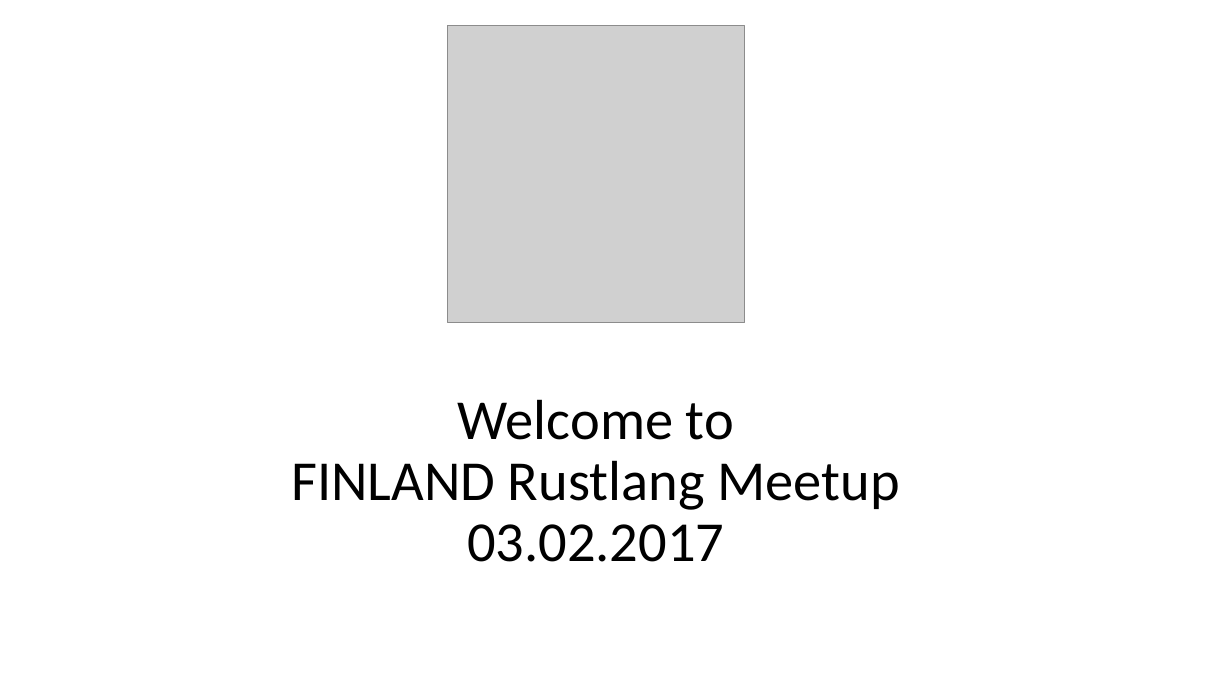
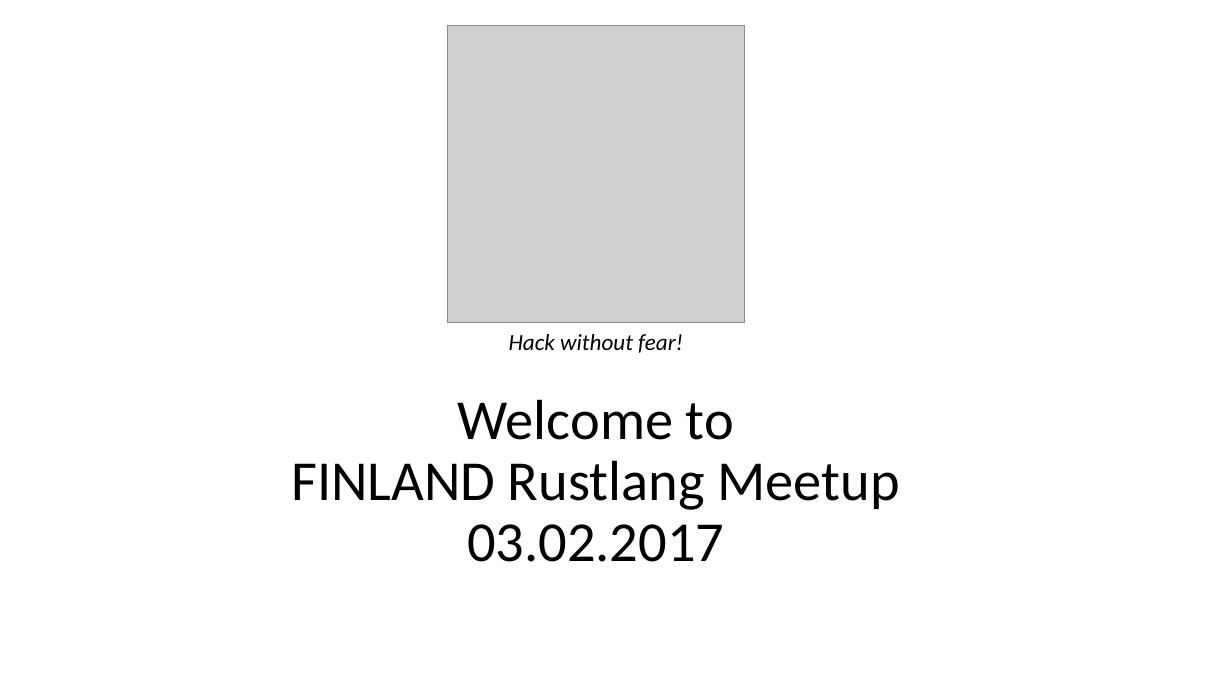
Before and after one commit to sherry-ummen/RustMeetup, a slide deck: slide 1 of Meetup03022017/RustIntroduction-FinlandMeetup.pptx. Drawn at 1232x693 pixels with LibreOffice and Linux fonts; fonts in the diff are those of the drawing; grey boxes stand for pictures. Boxes give left, top, right and bottom in pixels: in the first picture for what was removed or moved away, otherwise in the second. Text is boxed around its words. In the diff, an @@ line names an element or a change of style, - is before the commit and + after.

```diff
--- a/Meetup03022017/RustIntroduction-FinlandMeetup.pptx
+++ b/Meetup03022017/RustIntroduction-FinlandMeetup.pptx
@@ text added at (509, 334, 683, 353), 18 pt, text #000000, italic @@
+Hack without fear!
```
Also in this commit, not shown: 2 other slides changed, 8 slides added.
